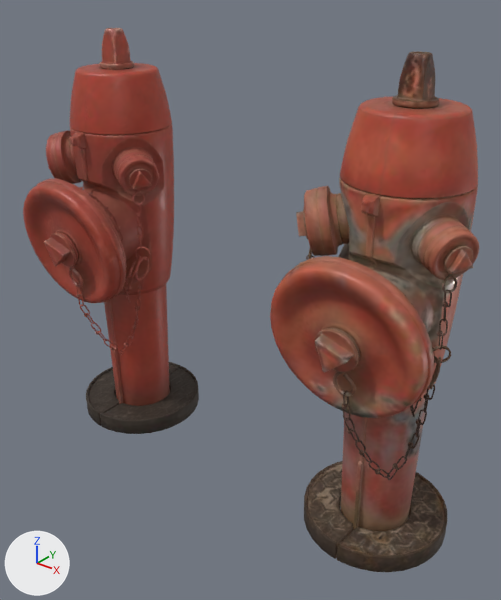
An edit to the glTF model public/assets/models/fire_hydrant/fire_hydrant.gltf, drawn before and after from the same camera.
The view is the same before and after, from a camera (50 mm lens) standing at (0.728, -0.892, 0.905) and looking at (0.033, -0.023, 0.367). Every picture has the same lights, and +X, +Y and +Z are marked at lower left. The older version comes first. Vertices at exactly the same position are counted once.

The first picture shows 'fire_hydrant', 'fire_hydrant_aged', 'fire_hydrant_cap_01', 'fire_hydrant_cap_01_aged', 'fire_hydrant_cap_02', 'fire_hydrant_cap_02_aged', 'fire_hydrant_cap_03_aged', 'fire_hydrant_chain', 'fire_hydrant_chain_aged' and 1 more.
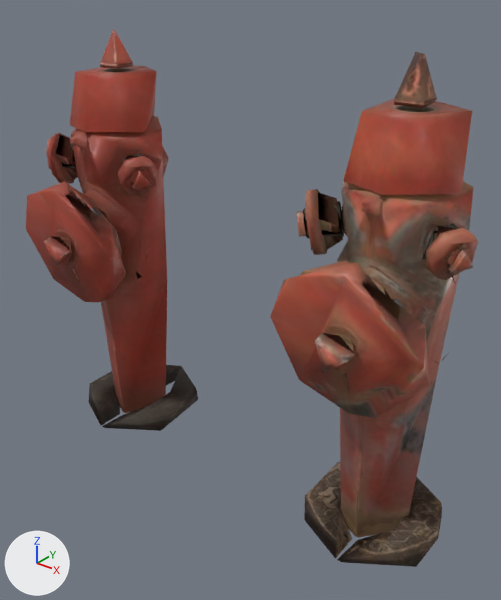
Location of each change, (x1, y1, x2, y2) in pixels of the pictures (501 x 600 px):
'fire_hydrant_aged', reshaped
    before: (304, 52, 478, 572)
    after: (301, 52, 473, 567)
'fire_hydrant', reshaped
    before: (54, 28, 199, 434)
    after: (56, 28, 198, 431)
'fire_hydrant_cap_01_aged', reshaped
    before: (270, 256, 434, 418)
    after: (270, 262, 429, 418)
'fire_hydrant_cap_01', reshaped
    before: (23, 178, 126, 303)
    after: (26, 181, 126, 303)
'fire_hydrant_chain_aged', reshaped
    before: (306, 246, 461, 480)
    after: (311, 247, 455, 394)
'fire_hydrant_cap_03_aged', reshaped
    before: (296, 188, 326, 256)
    after: (296, 189, 327, 255)
part 1 of me_cylinder_001, cut back
    before: (54, 28, 199, 434)
    after: (68, 71, 156, 227)
part 2 of me_cylinder_024, reshaped
    before: (23, 178, 126, 303)
    after: (51, 236, 71, 251)
part 3 of me_cylinder_006, cut back
    before: (304, 52, 478, 572)
    after: (305, 111, 472, 287)
part 4 of me_cylinder_007, reshaped
    before: (270, 256, 434, 418)
    after: (320, 333, 354, 354)
part 5 of me_cylinder_008, deleted (brown)
    before: (296, 188, 326, 256)
part 6 of me_beziercurve_002, cut back
    before: (306, 246, 461, 480)
'fire_hydrant_chain', unchanged, covered by the edit
    before: (58, 187, 151, 355)
    after: (73, 179, 148, 283)

What the commit changed:
me_cylinder_001 is used by ob_fire_hydrant; location (-0.3, 0.0, 0.0).
me_cylinder_001 had 11452 vertices, 22888 faces and spanned x -0.128..0.126, y -0.157..0.127, z 0.0..0.799.
me_cylinder_001 now has 339 vertices, 615 faces and spans x -0.125..0.125, y -0.151..0.126, z 0.0..0.799.
me_cylinder_001 part 1: 9 vertices moved within x -0.118..0.092, y -0.137..0.095, z 0.485..0.631; 11113 vertices removed from x -0.128..0.126, y -0.157..0.127, z 0.0..0.799.
me_cylinder_024 is used by ob_fire_hydrant_cap_01; location (-0.3, 0.0, 0.0).
me_cylinder_024 had 1104 vertices, 2204 faces and spanned x -0.126..0.126, y -0.191..-0.106, z 0.306..0.555.
me_cylinder_024 now has 43 vertices, 81 faces and spans x -0.118..0.123, y -0.191..-0.106, z 0.308..0.555.
me_cylinder_024 part 2: 1 vertex moved within x -0.021, y -0.175, z 0.449; 1061 vertices removed from x -0.126..0.126, y -0.191..-0.106, z 0.306..0.555.
me_cylinder_006 is used by ob_fire_hydrant_aged; location (0.3, 0.0, 0.0).
me_cylinder_006 had 11452 vertices, 22888 faces and spanned x -0.128..0.126, y -0.157..0.127, z 0.0..0.799.
me_cylinder_006 now has 339 vertices, 615 faces and spans x -0.125..0.125, y -0.151..0.126, z 0.0..0.799.
me_cylinder_006 part 3: 9 vertices moved within x -0.118..0.092, y -0.137..0.095, z 0.485..0.631; 11113 vertices removed from x -0.128..0.126, y -0.157..0.127, z 0.0..0.799.
me_cylinder_007 is used by ob_fire_hydrant_cap_01_aged; location (0.3, 0.0, 0.0).
me_cylinder_007 had 1104 vertices, 2204 faces and spanned x -0.126..0.126, y -0.191..-0.106, z 0.306..0.555.
me_cylinder_007 now has 43 vertices, 81 faces and spans x -0.118..0.123, y -0.191..-0.106, z 0.308..0.555.
me_cylinder_007 part 4: 1 vertex moved within x -0.021, y -0.175, z 0.449; 1061 vertices removed from x -0.126..0.126, y -0.191..-0.106, z 0.306..0.555.
me_cylinder_008 is used by ob_fire_hydrant_cap_03_aged; location (0.3, 0.0, 0.0).
me_cylinder_008 had 912 vertices, 1820 faces and spanned x -0.1418..-0.0749, y -0.1102..-0.0158, z 0.5081..0.6084.
me_cylinder_008 now has 57 vertices, 103 faces and spans x -0.14..-0.0769, y -0.1076..-0.0187, z 0.5087..0.6079.
me_cylinder_008 part 5: 855 vertices removed from x -0.1418..-0.0749, y -0.1102..-0.0158, z 0.5081..0.6084.
me_beziercurve_002 is used by ob_fire_hydrant_chain_aged; location (0.3, 0.0, 0.0).
me_beziercurve_002 had 7261 vertices, 14426 faces and spanned x -0.131..0.123, y -0.169..-0.046, z 0.195..0.58.
me_beziercurve_002 now has 299 vertices, 43 faces and spans x -0.127..0.12, y -0.164..-0.05, z 0.196..0.576.
me_beziercurve_002 part 6: 4 vertices moved within x -0.113..0.111, y -0.064..-0.061, z 0.4..0.523; 6962 vertices removed from x -0.131..0.123, y -0.169..-0.046, z 0.195..0.58.
